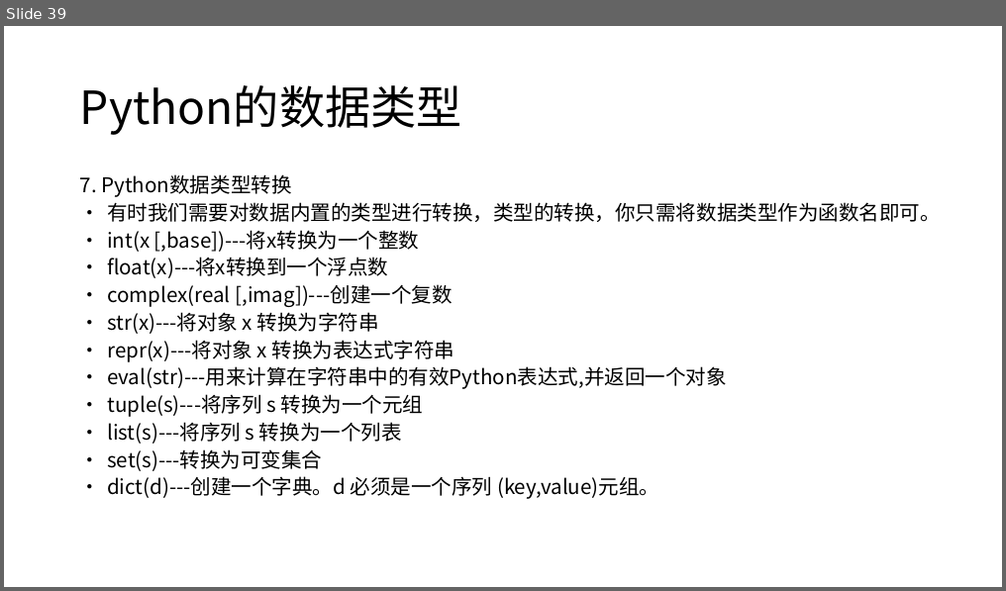
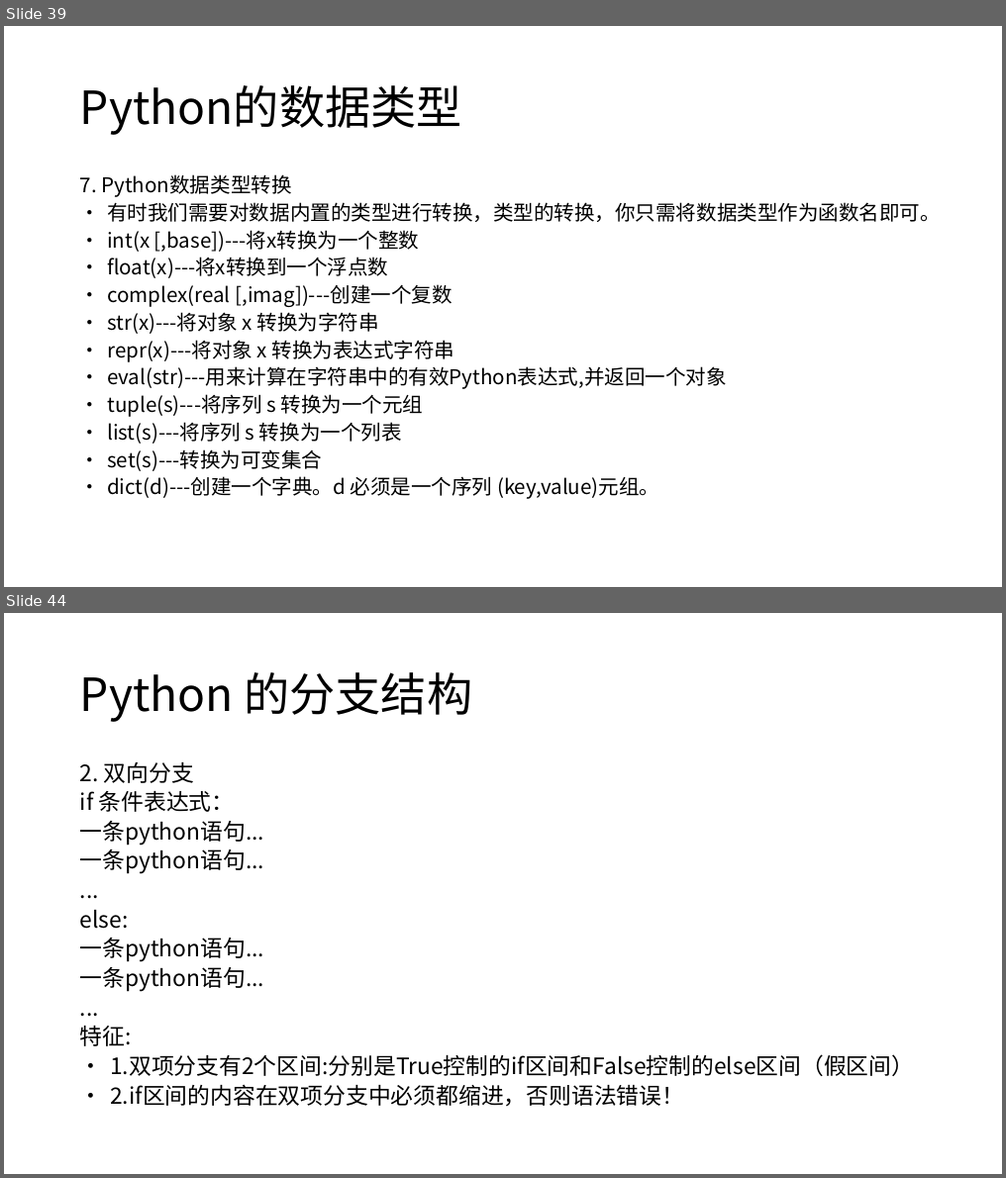
Before and after one commit to kurtchen1988/pythonTec, a slide deck: PPT/Python01.pptx. Shown one above the other, each under a label of ours: slide 39 before the commit, slides 39 and 44 after it; the slides between them are not shown. The pictures are 1006x591 and 1006x1178 pixels, drawn with LibreOffice and Linux fonts; fonts in the diff are those of the drawing. Boxes give left, top, right and bottom in pixels: in the first picture for what was removed or moved away, otherwise in the second. Text is boxed around its words. In the diff, an @@ line names an element or a change of style, - is before the commit and + after.

```diff
--- a/PPT/Python01.pptx
+++ b/PPT/Python01.pptx
@@ slide 44 added at (x1=4, y1=613, x2=1002, y2=1174), background #FFFFFF @@
@@ title added at (x1=80, y1=672, x2=472, y2=722), 44 pt, text #000000 @@
+Python 的分支结构
@@ text added at (x1=80, y1=762, x2=914, y2=1107), 21.7 pt, text #000000 @@
+2. 双向分支
+if 条件表达式：
+一条python语句...
+一条python语句...
+...
+else:
+一条python语句...
+一条python语句...
+...
+特征:
+• 1.双项分支有2个区间:分别是True控制的if区间和False控制的else区间（假区间）
+• 2.if区间的内容在双项分支中必须都缩进，否则语法错误！
```
Also in this commit, not shown: 2 slides changed, 14 other slides added, 3 other files.
